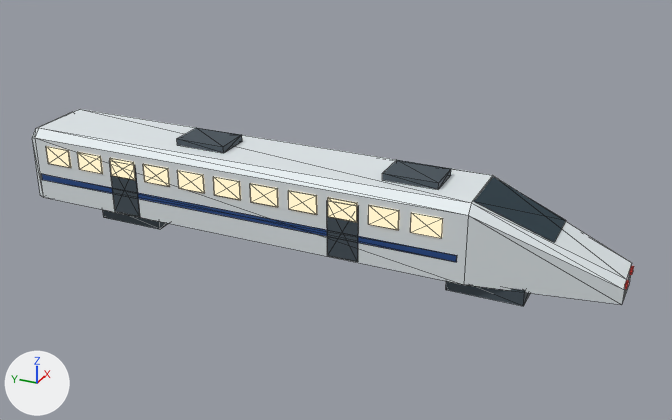
A saved change to the glTF model public/models/shinkansen-tail.glb.
The view is the same before and after, from a 50 mm lens placed at (-29.5, -14.4, 16.6), pointed at (0.2, -1.0, 1.7). The axes (+X, +Y, +Z) are drawn at lower left. The lights are the same throughout. The older version comes first. Mesh edges are drawn as thin lines. Vertices at exactly the same position are counted once.
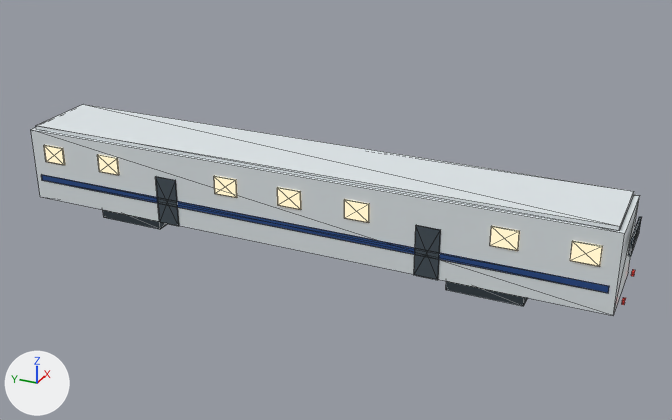
Where the change shows, as pixel boxes [x1, y1, x2, y2] in the pictures (672 x 420 px; the box of a moved part takes in the faces that stretch with it):
'Mesh_0', reshaped (8% taller): before [32, 109, 634, 306]; after [31, 104, 642, 316]
part 1 of me_mesh_0, added: after [31, 127, 640, 316]
part 2 of me_mesh_0, added: after [36, 104, 634, 231]
part 3 of me_mesh_0, added: after [628, 217, 642, 256]
part 4 of me_mesh_0, added: after [155, 176, 179, 226]
part 5 of me_mesh_0, added: after [414, 225, 441, 280]
part 6 of me_mesh_0, moved or reshaped: before [46, 146, 71, 168]; after [44, 145, 65, 165]
part 7 of me_mesh_0, moved or reshaped: before [110, 158, 135, 180]; after [97, 155, 119, 175]
part 8 of me_mesh_0, moved or reshaped: before [177, 170, 205, 193]; after [214, 176, 237, 198]
part 9 of me_mesh_0, moved or reshaped: before [368, 205, 399, 230]; after [277, 187, 301, 210]
part 10 of me_mesh_0, moved or reshaped: before [410, 213, 443, 238]; after [344, 199, 369, 223]
part 11 of me_mesh_0, moved or reshaped: before [288, 190, 317, 215]; after [490, 226, 520, 251]
part 12 of me_mesh_0, moved or reshaped: before [328, 198, 357, 222]; after [570, 241, 603, 266]
part 13 of me_mesh_0, moved or reshaped: before [625, 280, 629, 289]; after [622, 298, 626, 305]
part 14 of me_mesh_0, deleted: before [77, 128, 566, 262]
part 15 of me_mesh_0, built on: before [32, 109, 632, 305]; after [41, 174, 609, 293]

Edits to the bpy script that builds the scene:
```text
Change me_mesh_0:
    used by ob_mesh_0; location = (0.0, 0.0, 0.0)
    remove me_mesh_0.from_pydata(...)  # 300 vertices, 454 faces; spans x -1.7..1.7, y -12.1..12.0, z 0.2..4.0
    add me_mesh_0.from_pydata(...)  # 216 vertices, 324 faces; spans x -1.7..1.7, y -12.1..11.9, z 0.2..3.9
    me_mesh_0 part 1: a new loose piece, a box spanning x -1.6..1.6, y -11.9..11.9, z 0.8..3.8, in mat_material_0 (white #e7eef1)
    me_mesh_0 part 2: a new loose piece, a box spanning x -1.53..1.53, y -11.65..11.65, z 3.75..3.91, in mat_material_0 (white #e7eef1)
    me_mesh_0 part 3: a new loose piece, a box spanning x -1.0..1.0, y -12.07..-11.99, z 2.695..3.245, in mat_material_2 (dark blue #263b46)
    me_mesh_0 part 4: a new loose piece, a box spanning x -1.688..-1.643, y 4.925..5.825, z 0.745..2.695, in mat_material_3 (greyish blue #47535c)
    me_mesh_0 part 5: a new loose piece, a box spanning x -1.688..-1.643, y -5.825..-4.925, z 0.745..2.695, in mat_material_3 (greyish blue #47535c)
    me_mesh_0 part 6: the loose piece of 8 vertices spanning x -1.7..-1.6, y 10.0..11.1, z 2.4..3.1 is moved by (0.0, 0.2, 0.1)
    me_mesh_0 part 7: the loose piece of 8 vertices spanning x -1.7..-1.6, y 6.8..8.0, z 2.4..3.1 is moved by (0.0, 0.7, 0.1)
    me_mesh_0 part 8: the loose piece of 8 vertices spanning x -1.7..-1.6, y 3.6..4.8, z 2.4..3.1 is moved by (0.0, -1.5, 0.1)
    me_mesh_0 part 9: the loose piece of 8 vertices spanning x -1.7..-1.6, y -4.3..-3.1, z 2.4..3.1 is moved by (0.0, 3.7, 0.1)
    me_mesh_0 part 10: the loose piece of 8 vertices spanning x -1.7..-1.6, y -5.9..-4.7, z 2.4..3.1 is moved by (0.0, 2.6, 0.1)
    me_mesh_0 part 11: the loose piece of 8 vertices spanning x -1.7..-1.6, y -1.1..0.0, z 2.4..3.1 is moved by (0.0, -7.5, 0.1)
    me_mesh_0 part 12: the loose piece of 8 vertices spanning x -1.7..-1.6, y -2.7..-1.6, z 2.4..3.1 is moved by (0.0, -8.6, 0.1)
    me_mesh_0 part 13: the loose piece of 8 vertices spanning x -0.7..-0.4, y -12.1..-12.0, z 1.3..1.5 is moved by (-0.5, 0.0, -0.3)
    me_mesh_0 part 14: 15 loose pieces with 116 vertices, spanning x -1.7..1.7, y -9.6..9.5, z 0.8..4.0, are deleted
    me_mesh_0 part 15: 32 vertices removed from x -1.7..1.7, y -12.0..12.0, z 0.8..3.8; 8 vertices added at x -1.7..1.7, y -11.6, z 1.6..1.8
    other edits to the shape of me_mesh_0 do not show in these pictures
```
